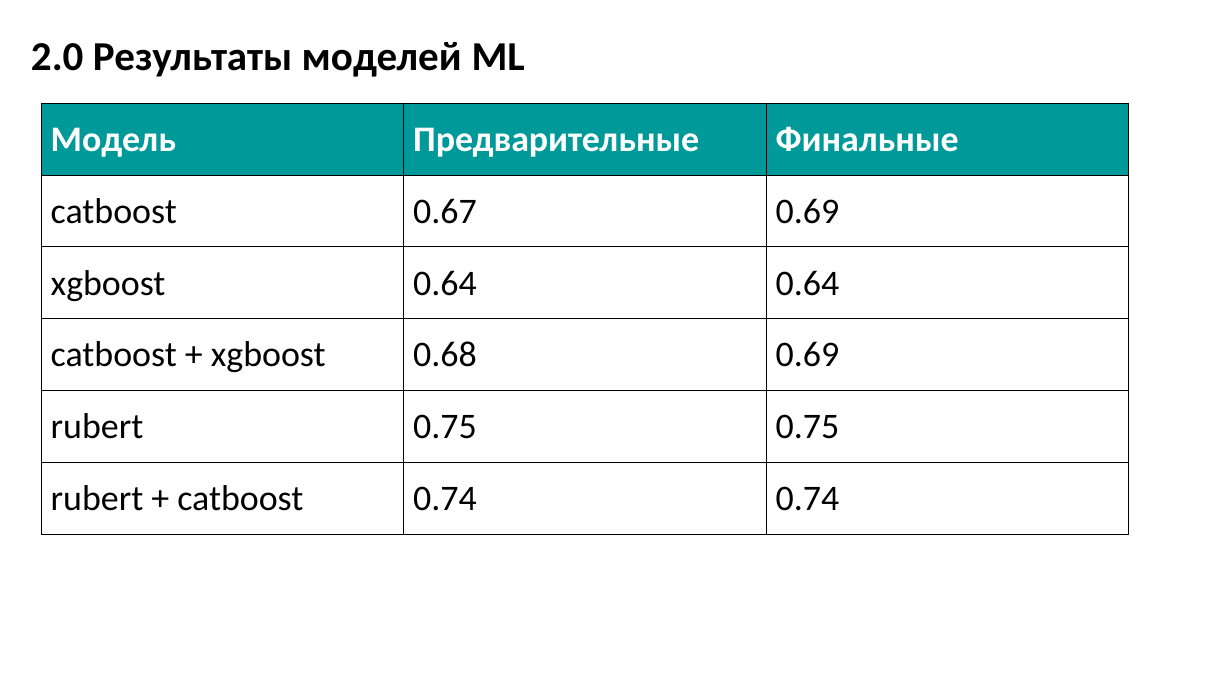
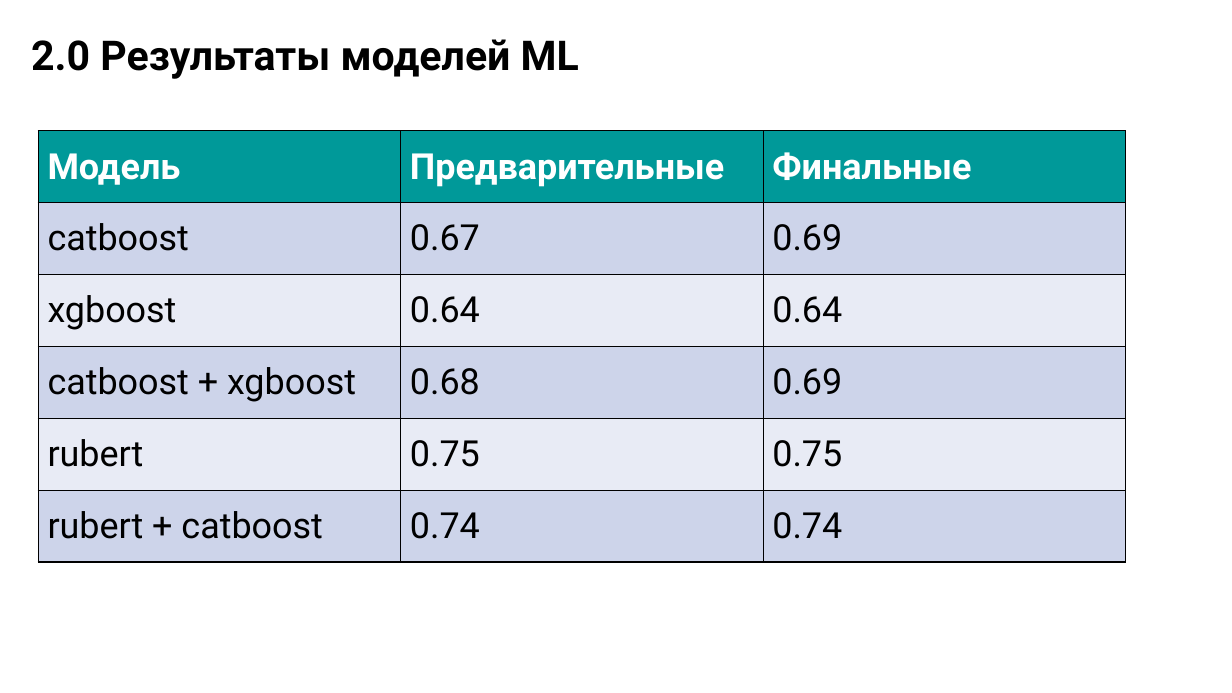
Before and after one commit to CleverShovel/iprofihack-clever, a slide deck: slide 3 of Преза.pptx. Drawn at 1232x693 pixels with LibreOffice and Linux fonts; fonts in the diff are those of the drawing. Boxes give left, top, right and bottom in pixels: in the first picture for what was removed or moved away, otherwise in the second. Text is boxed around its words. In the diff, an @@ line names an element or a change of style, - is before the commit and + after.

```diff
--- a/Преза.pptx
+++ b/Преза.pptx
@@ text "2.0 Результаты моделей ML" at (31,39,579,79): font Calibri to Roboto @@
@@ table at (38,131,1125,543) @@
@@ fill none to #CDD4EA in 9 cells @@
@@ fill none to #E8EBF5 in 6 cells @@
@@ font Calibri to Roboto @@
@@ table: place and size @@
-table at (42,104,1128,535)
+table at (38,131,1125,543)
```
Also in this commit, not shown: 4 other slides changed, 5 slides added.
